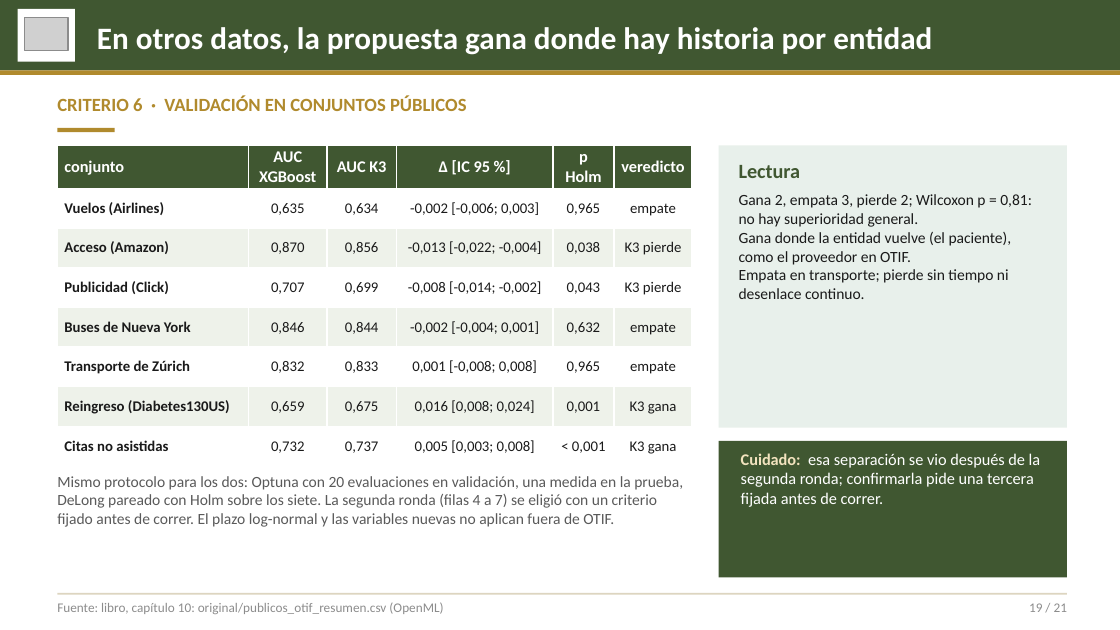
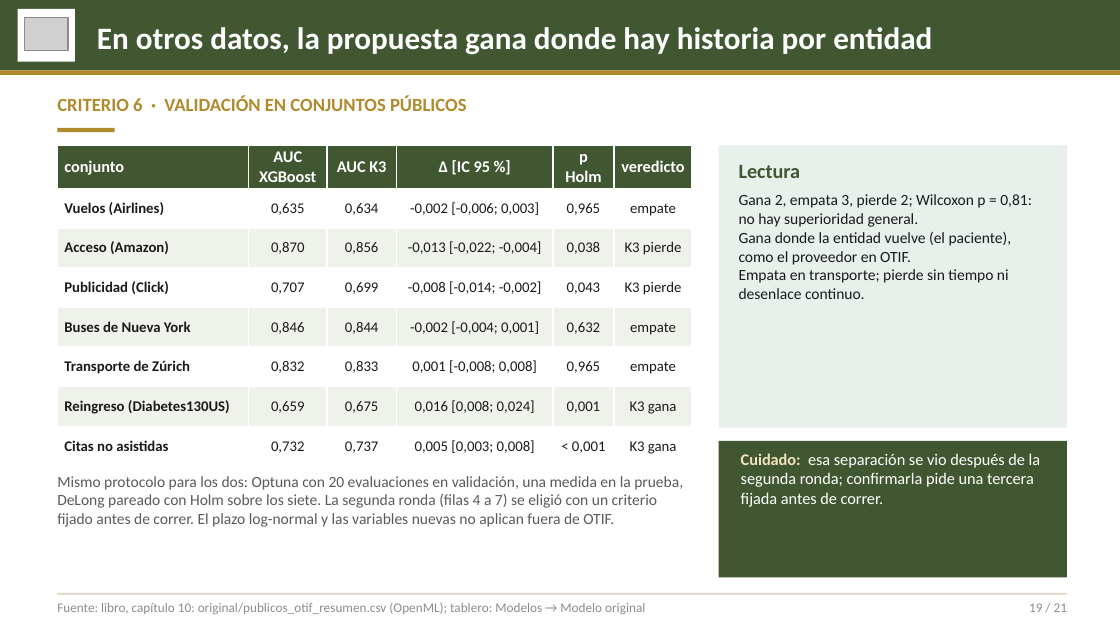
Before and after one commit to ddcarbono/otif-compras-ml, a slide deck: slide 19 of presentacion/sustentacion_otif.pptx. Drawn at 1120x630 pixels with LibreOffice and Linux fonts; fonts in the diff are those of the drawing; grey boxes stand for pictures. Boxes give left, top, right and bottom in pixels: in the first picture for what was removed or moved away, otherwise in the second. Text is boxed around its words. In the diff, an @@ line names an element or a change of style, - is before the commit and + after.

Commit message:
Tablero: ?pestana= abre una pestaña de Modelos (para la captura de la predicción); láminas 17, 19 y 20 al día

```diff
--- a/presentacion/sustentacion_otif.pptx
+++ b/presentacion/sustentacion_otif.pptx
@@ text at (x1=57, y1=602, x2=645, y2=614): text changed @@
-Fuente: libro, capítulo 10: original/publicos_otif_resumen.csv (OpenML)
+Fuente: libro, capítulo 10: original/publicos_otif_resumen.csv (OpenML); tablero: Modelos → Modelo original
```
Also in this commit, not shown: 2 other slides changed, 4 other files.
